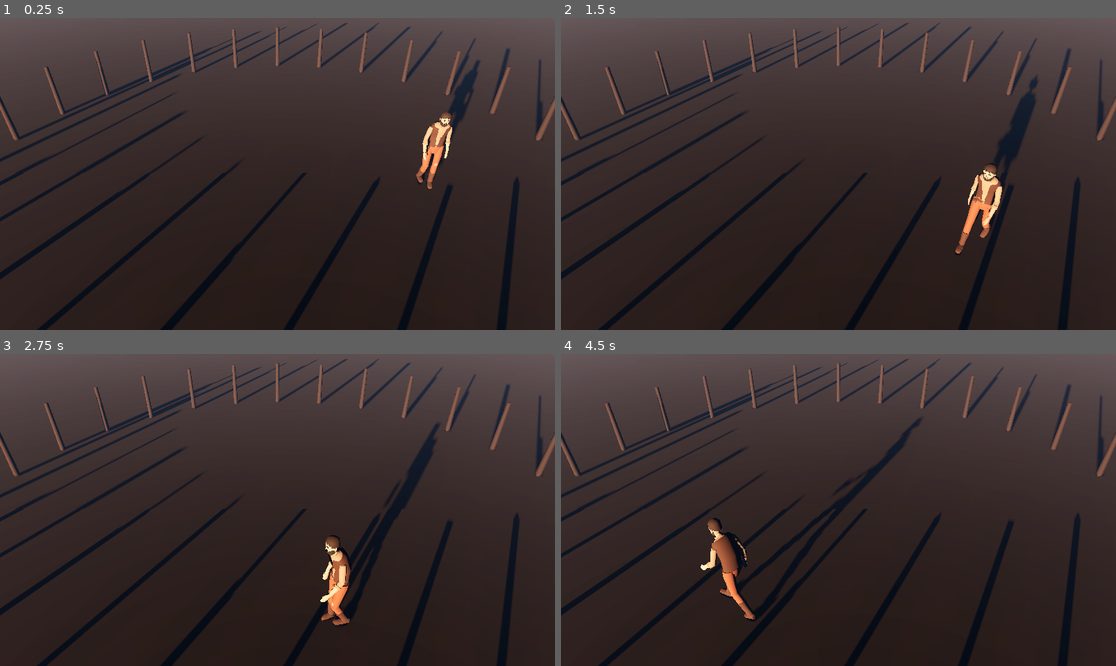
Above: before the commit, frames 1-4 (two rows, left to right).
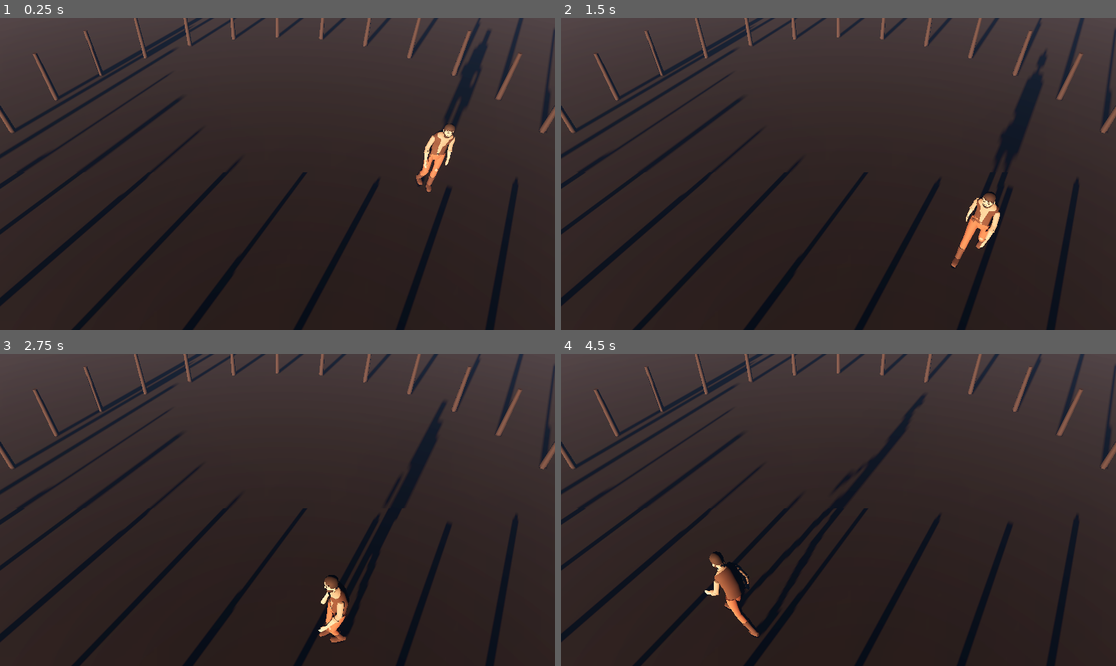
Above: after the commit, the same moments.

Repository: fea203456/Claude-
Game: Godot game, scene res://scenes/dev/npc_showcase.tscn
Same seed, same stepped clock (60 frames per second), same inputs: the game is played once before the commit and once after it.
Inputs:
- Up to frame 1 (0.25 s): no input
- Up to frame 2 (1.5 s): no input
- Up to frame 3 (2.75 s): no input
- Up to frame 4 (4.5 s): no input

The runs differ from the first frame. In frame 1, 12% of the frame differs, in the area x 0-100%, y 0-100%; in frame 2, 12%; in frame 3, 12%; in frame 4, 13%.

Commit message:
Этап 0: камера витрины 45° на 8 м по брифу
Co-Authored-By: Claude Sonnet 5.5 <noreply@anthropic.com>
Claude-Session: https://claude.ai/code/session_01799EQgMrSxx1d7nx5NPXL8

Diff:
--- a/game/scenes/dev/npc_showcase.tscn
+++ b/game/scenes/dev/npc_showcase.tscn
@@ -182,7 +182,7 @@
 surface_material_override/0 = SubResource("wood_mat")
 
 [node name="Camera3D" type="Camera3D" parent="."]
-transform = Transform3D(1, 0, 0, 0, 0.8090, 0.5878, 0, -0.5878, 0.8090, 0, 4.702, 6.472)
+transform = Transform3D(1, 0, 0, 0, 0.7071, 0.7071, 0, -0.7071, 0.7071, 0, 5.66, 5.66)
 fov = 45.0
 current = true
 
